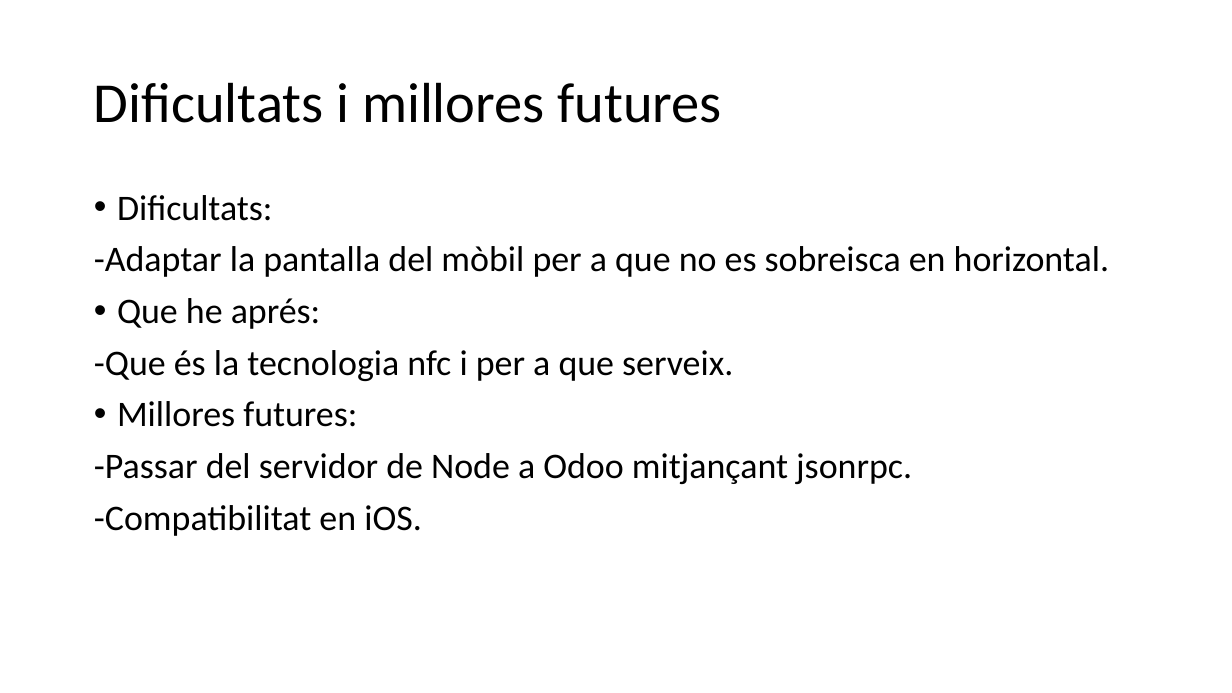
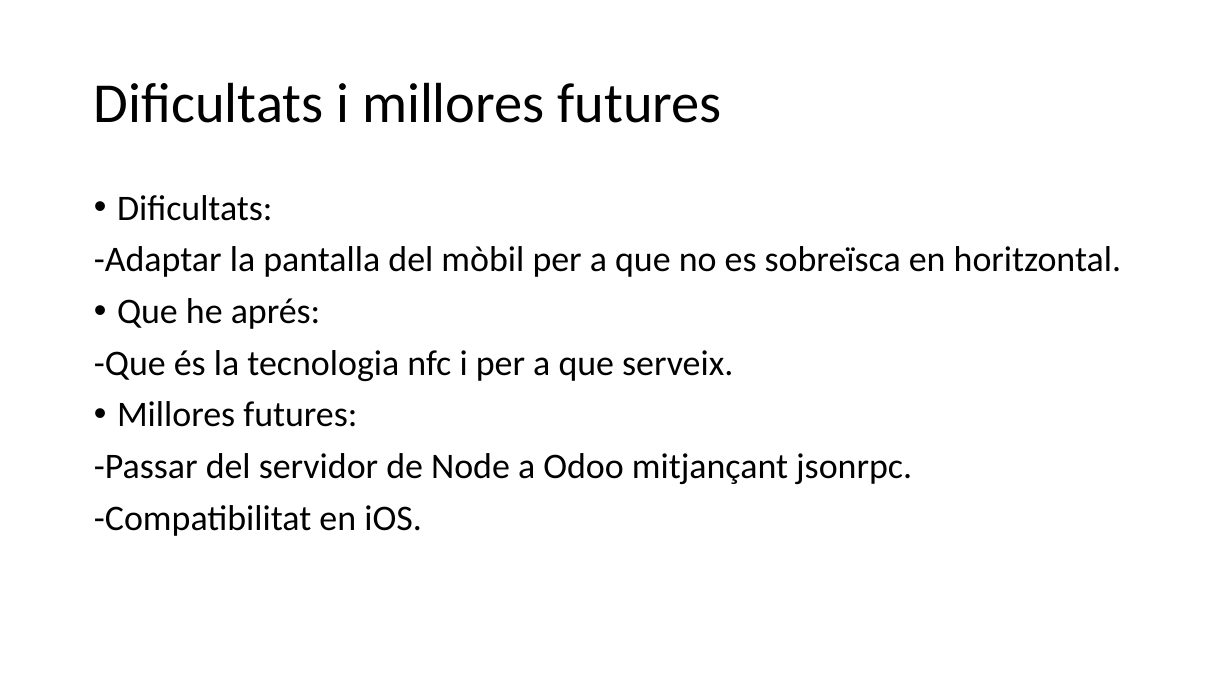
Before and after one commit to JoelFusterBosch/Projecte_Final_DAM_Gestio-_d_una_falla, a slide deck: slide 9 of Presentació/Gestió d’una falla.pptx (slide 12 before the commit). Drawn at 1232x693 pixels with LibreOffice and Linux fonts; fonts in the diff are those of the drawing. Boxes give left, top, right and bottom in pixels: in the first picture for what was removed or moved away, otherwise in the second. Text is boxed around its words. In the diff, an @@ line names an element or a change of style, - is before the commit and + after.

```diff
--- a/Presentació/Gestió d’una falla.pptx
+++ b/Presentació/Gestió d’una falla.pptx
@@ text at (x1=94, y1=246, x2=1121, y2=277): text changed @@
--Adaptar la pantalla del mòbil per a que no es sobreisca en horizontal.
+-Adaptar la pantalla del mòbil per a que no es sobreïsca en horitzontal.
```
Also in this commit, not shown: 1 other slide changed, 1 slide added, 4 slides removed, 27 other files.
